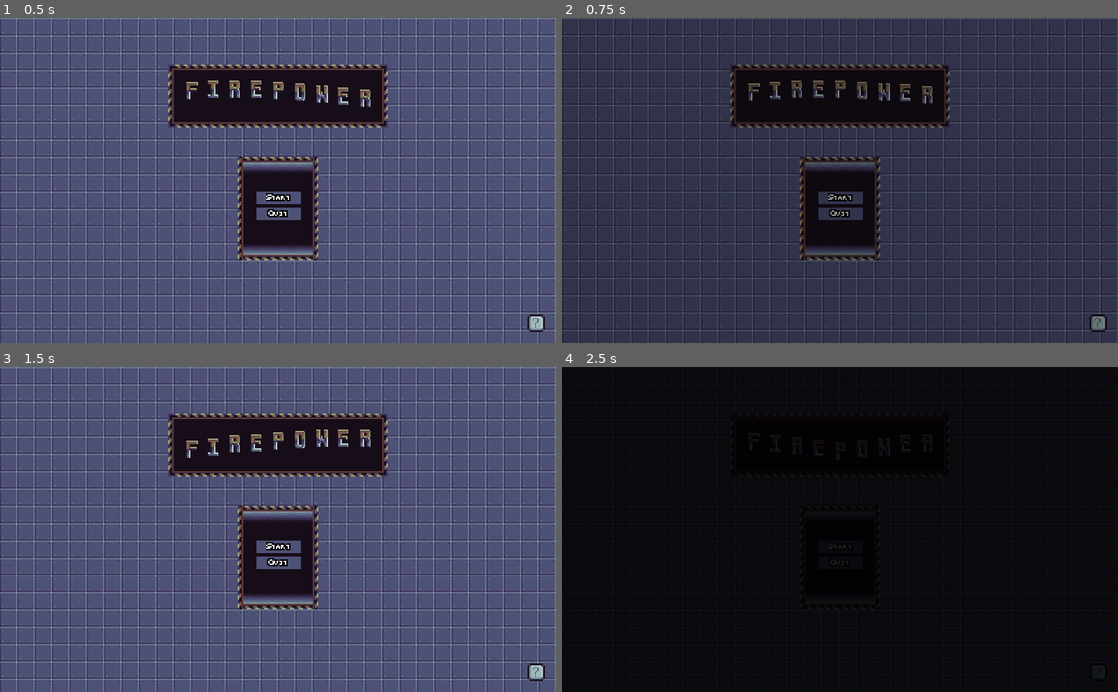
Above: before the commit, frames 1-4 (two rows, left to right).
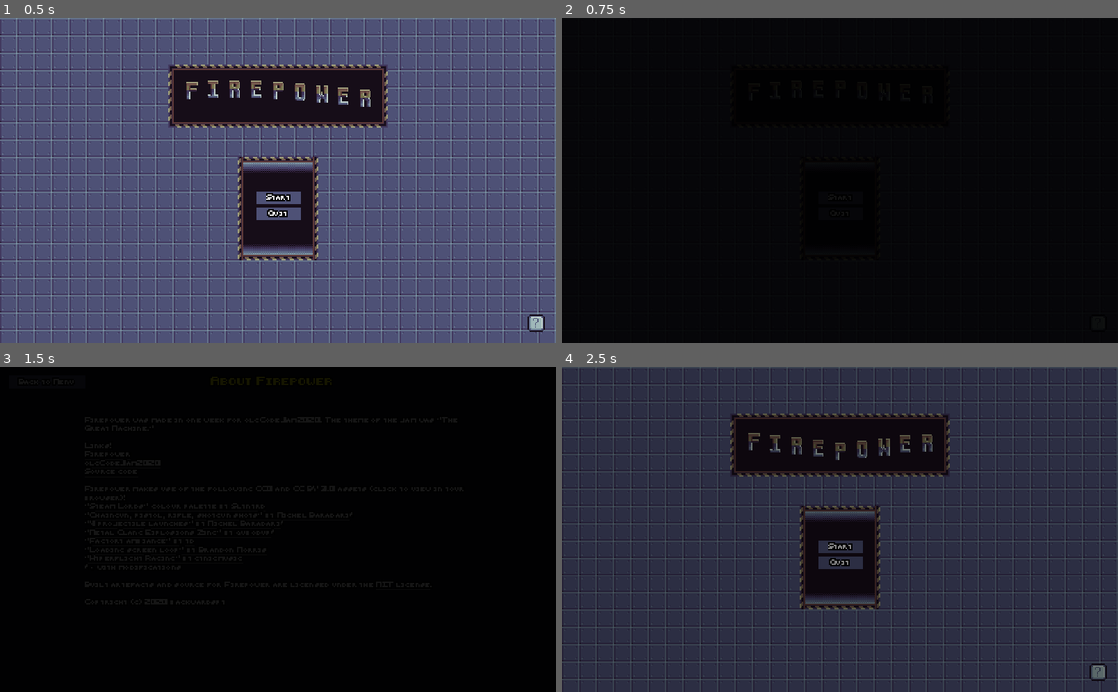
Above: after the commit, the same moments.

Repository: backwardspy/firepower
Game: Godot game, scene res://states/Menu.tscn
The game is run twice, just before and just after one commit, with the same random seed, the same clock (stepped at 60 frames per second) and the same inputs. Sound files missing from this copy of the repository are replaced by a short silence.
Inputs (mouse positions are in pixels of both pictures, inside the frame that each line leads up to):
- Up to frame 1 (0.5 s): no input
- Up to frame 2 (0.75 s): click (1095, 323) at 0.5 s
- Up to frame 3 (1.5 s): click "Back to Menu" at 1.25 s
- Up to frame 4 (2.5 s): click "Start" at 2 s

Frame 1 is identical in both runs. In frame 2, 92% of the frame differs, in the area x 0-100%, y 0-100%; in frame 3, 92%; in frame 4, 92%.

Commit message:
implement transit instead of ad-hoc fades and improve singleton usage

Diff:
--- a/mobs/Spawner.gd
+++ b/mobs/Spawner.gd
@@ -17,7 +17,6 @@
 onready var _player := get_node(player_path)
 onready var _upgrade_shop: CanvasItem = get_node(upgrade_shop_path)
 onready var _spawn_timer: Timer = get_node("../SpawnTimer")
-onready var _score_tracker: ScoreTracker = get_node("/root/ScoreTracker")
 
 var _endless_mode := false
 var _wave_difficulty := 1
@@ -67,7 +66,7 @@
 
 func _on_mob_death():
     _died_this_wave += 1
-    _score_tracker.add_mob_kill()
+    ScoreTracker.add_mob_kill()
 
     if not _endless_mode and _died_this_wave >= _max_mobs:
         _end_wave()
--- a/player/BonusMan.gd
+++ b/player/BonusMan.gd
@@ -2,7 +2,6 @@
 
 export var initial_bonus := 30
 
-onready var _wallet: Wallet = $"/root/Wallet"
 onready var _label: Label = $"../UI/Control/ScrapBonusBox/BonusLabel"
 onready var _timer: Timer = $Timer
 
@@ -28,4 +27,4 @@
 func _on_Spawner_wave_ended():
     _timer.stop()
     if _bonus > 0:
-        _wallet.add_scrap(_bonus)
+        Wallet.add_scrap(_bonus)
--- a/player/Player.gd
+++ b/player/Player.gd
@@ -17,8 +17,6 @@
 var _weapons_added := 0
 
 onready var _health := max_health
-onready var _wallet: Wallet = get_node("/root/Wallet")
-onready var _score_tracker: ScoreTracker = get_node("/root/ScoreTracker")
 
 func hurt(damage: float):
     if _dead:
@@ -121,8 +119,8 @@
 func _on_LootSuccArea_body_entered(body):
     if body is Scrap:
         body.succ(self)
-        _wallet.add_scrap(1)
-        _score_tracker.add_scrap_earned(1)
+        Wallet.add_scrap(1)
+        ScoreTracker.add_scrap_earned(1)
 
 func _on_UpgradeShop_upgrade_purchased(upgrade: Upgrade, _final: bool):
     _apply_upgrade(upgrade)
--- a/project.godot
+++ b/project.godot
@@ -82,6 +82,7 @@
 
 Wallet="*res://player/Wallet.gd"
 ScoreTracker="*res://player/ScoreTracker.gd"
+Transit="*res://transit/Transit.tscn"
 
 [display]
 
--- a/states/About.tscn
+++ b/states/About.tscn
@@ -1,7 +1,6 @@
-[gd_scene load_steps=5 format=2]
+[gd_scene load_steps=4 format=2]
 
 [ext_resource path="res://ui/ui_theme.tres" type="Theme" id=1]
-[ext_resource path="res://effects/Fadein.tscn" type="PackedScene" id=2]
 [ext_resource path="res://ui/about/About.gd" type="Script" id=3]
 [ext_resource path="res://ui/title_font.tres" type="DynamicFont" id=4]
 
@@ -93,8 +92,5 @@
 __meta__ = {
 "_edit_use_anchors_": false
 }
-
-[node name="Fadein" parent="." instance=ExtResource( 2 )]
-visible = false
 [connection signal="pressed" from="BackButton" to="." method="back_to_menu"]
 [connection signal="meta_clicked" from="AboutInfo" to="." method="_on_AboutInfo_meta_clicked"]
--- a/states/Game.gd
+++ b/states/Game.gd
@@ -1,8 +1,4 @@
 extends Node2D
-
-onready var _score_tracker: ScoreTracker = get_node("/root/ScoreTracker")
-onready var _blackout: ColorRect = $UI/Blackout
-onready var _tween: Tween = $Tween
 
 var _in_endless_wave := false
 
@@ -12,27 +8,11 @@
 
 func quit_to(scene: String):
     $MusicMan.fade_out()
-
-    _blackout.visible = true
-    var _r := _tween.interpolate_property(
-        _blackout,
-        "color:a",
-        0,
-        1,
-        3,
-        Tween.TRANS_LINEAR,
-        Tween.EASE_IN
-    )
-    _r = _tween.start()
-    yield(_tween, "tween_all_completed")
-
-    var err := get_tree().change_scene(scene)
-    if err:
-        push_error("failed to change to %s scene: %s" % [scene, err])
+    Transit.change_scene(scene, 1.0)
 
 func _ready():
     randomize()
-    get_node("/root/Wallet").empty()
+    Wallet.empty()
 
 func _on_Player_died():
     call_deferred("handle_player_death")
--- a/states/Game.tscn
+++ b/states/Game.tscn
@@ -12,7 +12,6 @@
 [ext_resource path="res://ui/game/UpgradeShop.tscn" type="PackedScene" id=10]
 [ext_resource path="res://ui/GameAnimations.gd" type="Script" id=11]
 [ext_resource path="res://tileset.tres" type="TileSet" id=12]
-[ext_resource path="res://effects/Fadein.tscn" type="PackedScene" id=13]
 [ext_resource path="res://music/TremLoadingloopl.ogg" type="AudioStream" id=14]
 [ext_resource path="res://effects/MusicMan.gd" type="Script" id=15]
 [ext_resource path="res://upgrades/UpgradeManager.tscn" type="PackedScene" id=16]
@@ -116,8 +115,6 @@
 
 [node name="WorldEnvironment" type="WorldEnvironment" parent="."]
 environment = SubResource( 1 )
-
-[node name="Tween" type="Tween" parent="."]
 
 [node name="MusicMan" type="Node" parent="."]
 script = ExtResource( 15 )
@@ -319,27 +316,15 @@
 [node name="PauseMenu" parent="UI/Control" instance=ExtResource( 18 )]
 pause_mode = 2
 visible = false
-
-[node name="Blackout" type="ColorRect" parent="UI"]
-visible = false
-anchor_right = 1.0
-anchor_bottom = 1.0
-color = Color( 0, 0, 0, 0 )
-__meta__ = {
-"_edit_use_anchors_": false
-}
-
-[node name="Fadein" parent="UI" instance=ExtResource( 13 )]
-visible = false
 [connection signal="timeout" from="BonusMan/Timer" to="BonusMan" method="_on_Timer_timeout"]
 [connection signal="died" from="Player" to="." method="_on_Player_died"]
 [connection signal="health_changed" from="Player" to="UI/Control/HealthBar" method="_on_Player_health_changed"]
+[connection signal="wave_ended" from="Spawner" to="BonusMan" method="_on_Spawner_wave_ended"]
 [connection signal="wave_ended" from="Spawner" to="MusicMan" method="to_idle"]
-[connection signal="wave_ended" from="Spawner" to="BonusMan" method="_on_Spawner_wave_ended"]
+[connection signal="wave_started" from="Spawner" to="AnimationPlayer" method="_on_Spawner_wave_started"]
 [connection signal="wave_started" from="Spawner" to="." method="_on_Spawner_wave_started"]
+[connection signal="wave_started" from="Spawner" to="BonusMan" method="_on_Spawner_wave_started"]
 [connection signal="wave_started" from="Spawner" to="MusicMan" method="to_battle"]
-[connection signal="wave_started" from="Spawner" to="BonusMan" method="_on_Spawner_wave_started"]
-[connection signal="wave_started" from="Spawner" to="AnimationPlayer" method="_on_Spawner_wave_started"]
 [connection signal="timeout" from="SpawnTimer" to="Spawner" method="spawn"]
 [connection signal="upgrade_purchased" from="UI/Control/UpgradeShop" to="Player" method="_on_UpgradeShop_upgrade_purchased"]
 [connection signal="upgrade_purchased" from="UI/Control/UpgradeShop" to="Spawner" method="_on_UpgradeShop_upgrade_purchased"]
--- a/states/GameEnd.gd
+++ b/states/GameEnd.gd
@@ -1,26 +1,7 @@
 extends Control
-
-onready var _tween: Tween = $Tween
-onready var _blackout: ColorRect = $Blackout
 
 func _on_RichTextLabel_meta_clicked(meta: String):
     OS.shell_open(meta)
 
 func _on_MenuButton_pressed():
-    focus_mode = Control.FOCUS_NONE
-    _blackout.visible = true
-    _tween.interpolate_property(
-        _blackout,
-        "color:a",
-        0,
-        1,
-        3,
-        Tween.TRANS_LINEAR,
-        Tween.EASE_IN
-    )
-    _tween.start()
-    yield(_tween, "tween_all_completed")
-
-    var err := get_tree().change_scene("res://states/Menu.tscn")
-    if err:
-        push_error("failed to change to menu scene: %s" % err)
+    Transit.change_scene("res://states/Menu.tscn", 1.0)
--- a/states/GameEnd.tscn
+++ b/states/GameEnd.tscn
@@ -1,9 +1,8 @@
-[gd_scene load_steps=8 format=2]
+[gd_scene load_steps=7 format=2]
 
 [ext_resource path="res://ui/ui_theme.tres" type="Theme" id=1]
 [ext_resource path="res://ui/title_font.tres" type="DynamicFont" id=2]
 [ext_resource path="res://states/GameEnd.gd" type="Script" id=3]
-[ext_resource path="res://effects/Fadein.tscn" type="PackedScene" id=4]
 [ext_resource path="res://ui/game_end/ScrapLabel.gd" type="Script" id=5]
 [ext_resource path="res://ui/game_end/KillsLabel.gd" type="Script" id=6]
 [ext_resource path="res://ui/game_end/Score.gd" type="Script" id=7]
@@ -19,8 +18,6 @@
 __meta__ = {
 "_edit_use_anchors_": false
 }
-
-[node name="Tween" type="Tween" parent="."]
 
 [node name="GameTextBox" type="VBoxContainer" parent="."]
 anchor_left = 0.5
@@ -120,17 +117,5 @@
 __meta__ = {
 "_edit_use_anchors_": false
 }
-
-[node name="Fadein" parent="." instance=ExtResource( 4 )]
-visible = false
-
-[node name="Blackout" type="ColorRect" parent="."]
-visible = false
-anchor_right = 1.0
-anchor_bottom = 1.0
-color = Color( 0, 0, 0, 0 )
-__meta__ = {
-"_edit_use_anchors_": false
-}
 [connection signal="meta_clicked" from="MetaTextBox/RichTextLabel" to="." method="_on_RichTextLabel_meta_clicked"]
 [connection signal="pressed" from="MenuButton" to="." method="_on_MenuButton_pressed"]
--- a/states/GameOver.gd
+++ b/states/GameOver.gd
@@ -1,36 +1,12 @@
 extends Control
 
-onready var _tween: Tween = $Tween
-
-func _fade_to_scene(path: String):
-    focus_mode = Control.FOCUS_NONE
-
-    $Blackout.visible = true
-
-    var _r := _tween.interpolate_property(
-        $Blackout,
-        "color:a",
-        0,
-        1,
-        0.5,
-        Tween.TRANS_LINEAR,
-        Tween.EASE_OUT
-    )
-
-    _r = _tween.start()
-    yield(_tween, "tween_all_completed")
-    var err := get_tree().change_scene(path)
-    if err:
-        push_error("failed to change scene to %s: %s" % [path, err])
-
 func retry():
-    _fade_to_scene("res://states/Game.tscn")
+    Transit.change_scene("res://states/Game.tscn", 1.0)
 
 func menu():
-    _fade_to_scene("res://states/Menu.tscn")
+    Transit.change_scene("res://states/Menu.tscn", 1.0)
 
 func _ready():
-    var scores: ScoreTracker = get_node("/root/ScoreTracker")
-    $ControlsBox/ScrapEarned.text = "You earned %s Scrap" % scores.get_scrap_earned()
-    $ControlsBox/MobsKilled.text = "You killed %s drones" % scores.get_mobs_killed()
-    $ControlsBox/Score.text = "Score: %s" % scores.calculate_score()
+    $ControlsBox/ScrapEarned.text = "You earned %s Scrap" % ScoreTracker.get_scrap_earned()
+    $ControlsBox/MobsKilled.text = "You killed %s drones" % ScoreTracker.get_mobs_killed()
+    $ControlsBox/Score.text = "Score: %s" % ScoreTracker.calculate_score()
--- a/states/GameOver.tscn
+++ b/states/GameOver.tscn
@@ -1,9 +1,8 @@
-[gd_scene load_steps=5 format=2]
+[gd_scene load_steps=4 format=2]
 
 [ext_resource path="res://states/GameOver.gd" type="Script" id=1]
 [ext_resource path="res://ui/ui_theme.tres" type="Theme" id=2]
 [ext_resource path="res://ui/title_font.tres" type="DynamicFont" id=3]
-[ext_resource path="res://effects/Fadein.tscn" type="PackedScene" id=4]
 
 [node name="Root" type="Control"]
 anchor_right = 1.0
@@ -16,8 +15,6 @@
 __meta__ = {
 "_edit_use_anchors_": false
 }
-
-[node name="Tween" type="Tween" parent="."]
 
 [node name="ControlsBox" type="VBoxContainer" parent="."]
 anchor_left = 0.5
@@ -74,13 +71,5 @@
 __meta__ = {
 "_edit_use_anchors_": false
 }
-
-[node name="Fadein" parent="." instance=ExtResource( 4 )]
-
-[node name="Blackout" type="ColorRect" parent="."]
-visible = false
-anchor_right = 1.0
-anchor_bottom = 1.0
-color = Color( 0, 0, 0, 0 )
 [connection signal="pressed" from="ControlsBox/Retry" to="." method="retry"]
 [connection signal="pressed" from="ControlsBox/QuitToMenu" to="." method="menu"]
--- a/states/Menu.gd
+++ b/states/Menu.gd
@@ -1,43 +1,10 @@
 extends Control
 
-onready var _tween := $Tween
-
-func fade_to_scene(path: String):
-    focus_mode = Control.FOCUS_NONE
-
-    $Blackout.visible = true
-
-    _tween.interpolate_property(
-        $Blackout,
-        "color:a",
-        0,
-        1,
-        0.5,
-        Tween.TRANS_LINEAR,
-        Tween.EASE_OUT
-    )
-
-    _tween.interpolate_property(
-        $AudioStreamPlayer,
-        "volume_db",
-        0,
-        -80,
-        0.5,
-        Tween.TRANS_LINEAR,
-        Tween.EASE_IN
-    )
-
-    _tween.start()
-    yield(_tween, "tween_all_completed")
-    var err = get_tree().change_scene(path)
-    if err:
-        push_error("failed to load scene %s: %s" % [path, err])
-
 func start_game():
-    fade_to_scene("res://states/Game.tscn")
+    Transit.change_scene("res://states/Game.tscn", 1.0)
 
 func about():
-    fade_to_scene("res://states/About.tscn")
+    Transit.change_scene("res://states/About.tscn")
 
 func quit_game():
     get_tree().quit()
--- a/states/Menu.tscn
+++ b/states/Menu.tscn
@@ -12,7 +12,6 @@
 [ext_resource path="res://ui/menu/TitleBob.gd" type="Script" id=10]
 [ext_resource path="res://music/Factory.ogg" type="AudioStream" id=11]
 [ext_resource path="res://tileset.tres" type="TileSet" id=12]
-[ext_resource path="res://effects/Fadein.tscn" type="PackedScene" id=13]
 [ext_resource path="res://ui/question_mark.png" type="Texture" id=14]
 
 [node name="Root" type="Control"]
@@ -30,8 +29,6 @@
 [node name="AudioStreamPlayer" type="AudioStreamPlayer" parent="."]
 stream = ExtResource( 11 )
 autoplay = true
-
-[node name="Tween" type="Tween" parent="."]
 
 [node name="TileMap" type="TileMap" parent="."]
 tile_set = ExtResource( 12 )
@@ -143,16 +140,7 @@
 __meta__ = {
 "_edit_use_anchors_": false
 }
-
-[node name="Blackout" type="ColorRect" parent="."]
-visible = false
-anchor_right = 1.0
-anchor_bottom = 1.0
-color = Color( 0, 0, 0, 0 )
-
-[node name="Fadein" parent="." instance=ExtResource( 13 )]
-visible = false
 [connection signal="pressed" from="Buttons/StartGame" to="." method="start_game"]
+[connection signal="pressed" from="Buttons/QuitGame" to="." method="start_game"]
 [connection signal="pressed" from="Buttons/QuitGame" to="." method="quit_game"]
-[connection signal="pressed" from="Buttons/QuitGame" to="." method="start_game"]
 [connection signal="pressed" from="About" to="." method="about"]
--- /dev/null
+++ b/transit/Transit.gd
@@ -0,0 +1,44 @@
+extends Control
+
+signal scene_changed
+
+const DEFAULT_DURATION := 0.2
+const DEFAULT_DELAY := 0.0
+
+onready var _animator := $AnimationPlayer
+onready var _curtain := $CanvasLayer/ColorRect
+
+func set_color(color: Color):
+    color.a = _curtain.color.a
+    _curtain.color = color
+
+func change_scene(path: String, duration: float = DEFAULT_DURATION, delay: float = DEFAULT_DELAY):
+    if duration <= 0.0:
+        push_error("TRANSIT ERROR: change_scene duration must be > 0. Defaulting to %s" % DEFAULT_DURATION)
+        duration = DEFAULT_DURATION
+
+    if delay < 0.0:
+        push_error("TRANSIT ERROR: change_scene delay must be >= 0. Defaulting to %s" % DEFAULT_DELAY)
+        delay = DEFAULT_DELAY
+
+    # disable mouse interaction while fading out
+    _curtain.mouse_filter = MOUSE_FILTER_STOP
+
+    if delay > 0:
+        yield(get_tree().create_timer(delay), "timeout")
+
+    _animator.playback_speed = 1.0 / duration
+    _animator.play("fade")
+    yield(_animator, "animation_finished")
+
+    var err := get_tree().change_scene(path)
+    if err:
+        push_error("TRANSIT ERROR: Failed to change scene to %s: %s" % [path, err])
+
+    # re-enable mouse interaction before fading back in
+    _curtain.mouse_filter = MOUSE_FILTER_IGNORE
+
+    _animator.play_backwards("fade")
+    yield(_animator, "animation_finished")
+
+    emit_signal("scene_changed")
--- /dev/null
+++ b/transit/Transit.tscn
@@ -0,0 +1,42 @@
+[gd_scene load_steps=3 format=2]
+
+[ext_resource path="res://transit/Transit.gd" type="Script" id=1]
+
+[sub_resource type="Animation" id=1]
+resource_name = "fade"
+step = 0.2
+tracks/0/type = "value"
+tracks/0/path = NodePath("CanvasLayer/ColorRect:color:a")
+tracks/0/interp = 1
+tracks/0/loop_wrap = true
+tracks/0/imported = false
+tracks/0/enabled = true
+tracks/0/keys = {
+"times": PoolRealArray( 0, 1 ),
+"transitions": PoolRealArray( 1, 1 ),
+"update": 0,
+"values": [ 0.0, 1.0 ]
+}
+
+[node name="Transit" type="Control"]
+anchor_right = 1.0
+anchor_bottom = 1.0
+script = ExtResource( 1 )
+__meta__ = {
+"_edit_use_anchors_": false
+}
+
+[node name="AnimationPlayer" type="AnimationPlayer" parent="."]
+anims/fade = SubResource( 1 )
+
+[node name="CanvasLayer" type="CanvasLayer" parent="."]
+layer = 128
+
+[node name="ColorRect" type="ColorRect" parent="CanvasLayer"]
+anchor_right = 1.0
+anchor_bottom = 1.0
+mouse_filter = 2
+color = Color( 0, 0, 0, 0 )
+__meta__ = {
+"_edit_use_anchors_": false
+}
--- a/ui/ScrapAmount.gd
+++ b/ui/ScrapAmount.gd
@@ -4,6 +4,6 @@
     text = "x %s" % amount
 
 func _ready():
-    var err := get_node("/root/Wallet").connect("scrap_changed", self, "_on_scrap_changed")
+    var err := Wallet.connect("scrap_changed", self, "_on_scrap_changed")
     if err:
         push_error("failed to connect wallet scrap_changed signal: %s" % err)
--- a/ui/about/About.gd
+++ b/ui/about/About.gd
@@ -1,7 +1,9 @@
 extends Control
 
 func back_to_menu():
-    get_tree().change_scene("res://states/Menu.tscn")
+    Transit.change_scene("res://states/Menu.tscn")
 
 func _on_AboutInfo_meta_clicked(meta):
-    OS.shell_open(meta)
+    var err := OS.shell_open(meta)
+    if err:
+        push_error("Failed to open %s: %s" % [meta, err])
--- a/ui/game/UpgradeShop.gd
+++ b/ui/game/UpgradeShop.gd
@@ -5,8 +5,6 @@
 
 export(NodePath) var upgrade_manager_path: NodePath
 onready var _upgrade_man: UpgradeManager = get_node(upgrade_manager_path)
-
-onready var _wallet: Wallet = get_node("/root/Wallet")
 
 const upgrade_button_scene = preload("res://ui/game/UpgradeButton.tscn")
 
@@ -23,7 +21,7 @@
     emit_signal("wave_repeated")
 
 func _on_upgrade_chosen(upgrade: Upgrade):
-    if not _wallet.try_remove_scrap(upgrade.price):
+    if not Wallet.try_remove_scrap(upgrade.price):
         return  # TODO: some sort of notification/sound effect?
 
     _bought_slugs.append(upgrade.slug)
@@ -42,9 +40,9 @@
         var reqs_met := _requirements_met(upgrade)
 
         var b: UpgradeButton = upgrade_button_scene.instance()
-        b.apply_upgrade(upgrade, _wallet.get_balance(), reqs_met)
+        b.apply_upgrade(upgrade, Wallet.get_balance(), reqs_met)
 
-        var err := _wallet.connect("scrap_changed", b, "check_scrap_adequacy")
+        var err := Wallet.connect("scrap_changed", b, "check_scrap_adequacy")
         if err:
             push_error("failed to connect wallet scrap_changed signal: %s" % err)
             return
--- a/ui/game_end/KillsLabel.gd
+++ b/ui/game_end/KillsLabel.gd
@@ -1,6 +1,4 @@
 extends Label
 
-onready var _score: ScoreTracker = get_node("/root/ScoreTracker")
-
 func _ready():
-    text = "You killed %s drones" % _score.get_mobs_killed()
+    text = "You killed %s drones" % ScoreTracker.get_mobs_killed()
--- a/ui/game_end/Score.gd
+++ b/ui/game_end/Score.gd
@@ -1,6 +1,4 @@
 extends Label
 
-onready var _score: ScoreTracker = get_node("/root/ScoreTracker")
-
 func _ready():
-    text = "Score: %s" % _score.calculate_score()
+    text = "Score: %s" % ScoreTracker.calculate_score()
--- a/ui/game_end/ScrapLabel.gd
+++ b/ui/game_end/ScrapLabel.gd
@@ -1,6 +1,4 @@
 extends Label
 
-onready var _score: ScoreTracker = get_node("/root/ScoreTracker")
-
 func _ready():
-    text = "You earned %s Scrap" % _score.get_scrap_earned()
+    text = "You earned %s Scrap" % ScoreTracker.get_scrap_earned()
--- a/weapons/Weapon.gd
+++ b/weapons/Weapon.gd
@@ -9,7 +9,6 @@
 onready var _timer := $FireTimer
 
 func reduce_volume(times: int = 1):
-    var old_vol: float = $AudioPlayer.volume_db
     $AudioPlayer.volume_db -= 3.0 * times
 
 func fire():
Not shown: 1 places in states/Game.tscn that only renumber resources
Not shown: 1 places in states/Menu.tscn that only renumber resources
